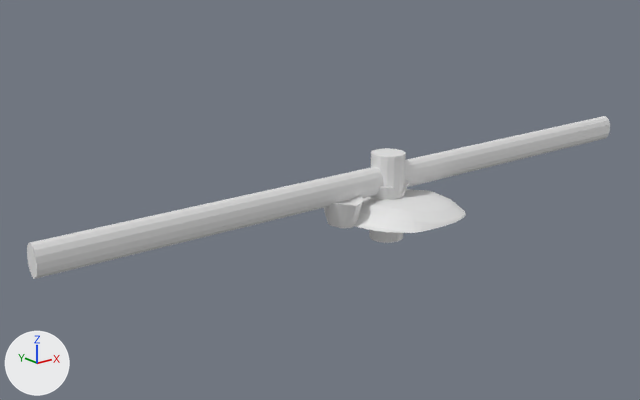
The Blender file island/island.blend: old version first, new version second.
One viewpoint serves both versions: a 50 mm lens placed at (-247.0, -264.0, 118.0), pointed at (-24.0, 15.0, 6.0). The lights are fixed; the arrows at lower left show +X, +Y and +Z. The same objects are shown in both versions, whatever each file hides.

The older version as bpy lines, for what is in view:
```python
ob_00island = bpy.data.objects.new('00ISLAND', me_sphere_001)
ob_00island.location = (0.0, 0.0, -5.5)
ob_00island.rotation_euler = (-0.102, 0.0308, -0.0346)  # degrees (-5.8, 1.8, -2)
ob_00island.scale = (28.2, 31.6, 18.6)
ob_01base_003 = bpy.data.objects.new('01base.003', me_cylinder_003)
ob_01base_003.location = (0.0, 0.0, 14.2)
ob_01base_003.scale = (5.58, 5.58, 5.58)
ob_01basecurv = bpy.data.objects.new('01BaseCurv', cu_beziercurve_001)
ob_01basecurv.location = (-6.882, -0.763, 12.13)
ob_01basecurv.rotation_euler = (1.571, 0.0, 0.0)  # degrees (90, 0, 0)
ob_01basecurv.scale = (14.8, 14.8, 14.8)
ob_01segmentneg = bpy.data.objects.new('01segmentneg', me_tentacle_segment)
ob_01segmentneg.location = (0.0, 0.0, 17.2)
ob_01segmentneg.rotation_euler = (0.0, -1.571, 0.0)  # degrees (0, -90, 0)
ob_03 = bpy.data.objects.new('03', me_cylinder_002)
ob_03.location = (0.0, 0.0, 8.5)
ob_03.scale = (5.58, 5.58, 5.58)
ob_03center = bpy.data.objects.new('03center', me_cylinder_007)
ob_03center.location = (0.0, 0.0, 7.2)
ob_03center.scale = (7.25, 7.25, 18.7)
ob_03neg_001 = bpy.data.objects.new('03neg.001', me_cylinder_008)
ob_03neg_001.location = (0.1, 0.0, 14.9)
ob_03neg_001.rotation_euler = (1.571, 0.0, 1.571)  # degrees (90, 0, 90)
ob_03neg_001.scale = (3.91, 6.12, 154.0)
ob_beziercurve = bpy.data.objects.new('BezierCurve', cu_beziercurve)
ob_beziercurve.location = (35.27, 4.047, 21.92)
ob_beziercurve.rotation_euler = (1.571, 0.0, 0.0)  # degrees (90, 0, 0)
ob_beziercurve.scale = (-7.69, -7.69, -7.69)
```
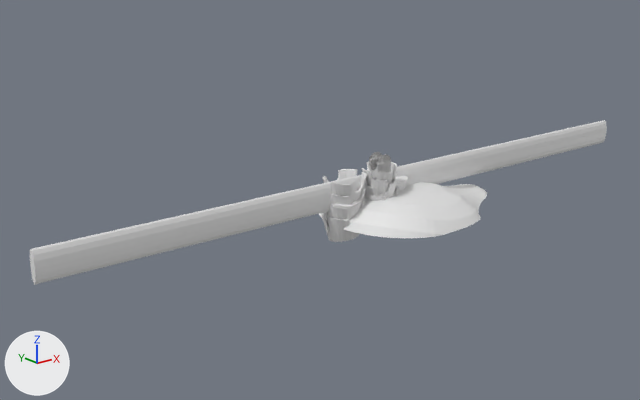
ob_beziercurve is not drawn itself; it is used by a modifier of ob_00island.
ob_01basecurv is not drawn itself; it is used by a modifier of ob_01base_003.

Where the change shows, as pixel boxes [x1, y1, x2, y2] in the pictures (640 x 400 px; the box of a moved part takes in the faces that stretch with it):
'03neg.001', moved, rescaled: before [27, 116, 610, 279]; after [30, 120, 607, 285]
'00ISLAND', reshaped, rescaled, modifiers changed: before [354, 189, 466, 233]; after [319, 153, 487, 238]
'03', reshaped, moved, rescaled, modifiers changed: before [372, 180, 409, 200]; after [321, 169, 367, 242]
'03center', reshaped, moved, rescaled: before [369, 148, 406, 243]; after [396, 175, 408, 191]
'01base.003', reshaped: before [324, 196, 363, 228]; after [327, 197, 364, 220]
'01segmentneg', moved (not visible before): after [369, 152, 391, 180]
part 1 of me_cylinder_007, moved or reshaped: before [369, 148, 406, 243]; after [323, 170, 408, 231]

Patch to the scene script:
```diff
--- a/island/island.blend.py
+++ b/island/island.blend.py
@@ me_cylinder_007 @@
 me_cylinder_007.from_pydata(...)  # 32 vertices, 18 faces; spans x -1.0..1.0, y -1.0..1.0, z -1.0..1.0
 # used by ob_03center; location = (0.0, 0.0, 7.2); scale = (7.25, 7.25, 18.7)
+# me_cylinder_007 part 1: all 16 vertices in x -1.0..1.0, y -1.0..1.0, z 1.0 are scaled about their middle by (1.91, 1.91, 1)
@@ cu_beziercurve_005 @@
+cu_beziercurve_005 = bpy.data.curves.new('BezierCurve.005', 'CURVE')
+cu_beziercurve_005.dimensions = '2D'
+_sp = cu_beziercurve_005.splines.new('BEZIER'); _sp.bezier_points.add(2)
+_sp.bezier_points.foreach_set('co', [-1.35, 0.0, 0.0, -0.612, -0.0501, 0.0, -0.352, 0.0764, 0.0])
+_sp.bezier_points.foreach_set('handle_left', [-1.52, -0.0174, 0.0, -0.658, -0.0501, 0.0, -0.429, 0.052, 0.0])
+_sp.bezier_points.foreach_set('handle_right', [-1.179, 0.0174, 0.0, -0.566, -0.0501, 0.0, -0.275, 0.101, 0.0])
+for _p, _l, _r in zip(_sp.bezier_points, ['ALIGNED', 'ALIGNED', 'ALIGNED'], ['ALIGNED', 'ALIGNED', 'ALIGNED']): _p.handle_left_type = _l; _p.handle_right_type = _r
+_sp.order_u = 0
+_sp.order_v = 0
+cu_beziercurve_005.use_path = True
+cu_beziercurve_005.use_path_clamp = True
+cu_beziercurve_005.bevel_resolution = 0
+cu_beziercurve_005.fill_mode = 'BOTH'
@@ ob_03center @@
 ob_03center = bpy.data.objects.new('03center', me_cylinder_007)
-ob_03center.location = (0.0, 0.0, 7.2)
-ob_03center.scale = (7.25, 7.25, 18.7)
+ob_03center.location = (0.0, 0.0, 7.9)
+ob_03center.scale = (4.56, 4.56, 7.13)
@@ ob_01basecurv @@
 ob_01basecurv = bpy.data.objects.new('01BaseCurv', cu_beziercurve_001)
-ob_01basecurv.location = (-6.882, -0.763, 12.13)
+ob_01basecurv.location = (-10.93, -0.763, 12.13)
 ob_01basecurv.rotation_euler = (1.571, 0.0, 0.0)  # degrees (90, 0, 0)
@@ ob_beziercurve @@
-ob_beziercurve = bpy.data.objects.new('BezierCurve', cu_beziercurve)
-ob_beziercurve.location = (35.27, 4.047, 21.92)
+ob_beziercurve = bpy.data.objects.new('BezierCurve', cu_beziercurve_005)
+ob_beziercurve.location = (-47.44, -2.845, 96.02)
 ob_beziercurve.rotation_euler = (1.571, 0.0, 0.0)  # degrees (90, 0, 0)
-ob_beziercurve.scale = (-7.69, -7.69, -7.69)
+ob_beziercurve.scale = (16.5, 16.5, 16.5)
@@ ob_00island @@
 ob_00island.rotation_euler = (-0.102, 0.0308, -0.0346)  # degrees (-5.8, 1.8, -2)
-ob_00island.scale = (28.2, 31.6, 18.6)
+ob_00island.scale = (33.6, 37.7, 22.2)
 _m = ob_00island.modifiers.new('Curve', 'CURVE')
-_m.object = ob_beziercurve
+_m.object = ob_island
 _m = ob_00island.modifiers.new('Boolean', 'BOOLEAN')
@@ ob_00island @@
 _m = ob_00island.modifiers.new('Boolean', 'BOOLEAN')
 _m.solver = 'FLOAT'
+_m = ob_00island.modifiers.new('Boolean.001', 'BOOLEAN')
+_m.object = ob_04baseax
+_m.operation = 'UNION'
+_m.solver = 'FLOAT'
@@ ob_01segmentneg @@
 ob_01segmentneg = bpy.data.objects.new('01segmentneg', me_tentacle_segment)
-ob_01segmentneg.location = (0.0, 0.0, 17.2)
+ob_01segmentneg.location = (-9.6, -5.4, 21.5)
 ob_01segmentneg.rotation_euler = (0.0, -1.571, 0.0)  # degrees (0, -90, 0)
@@ ob_03neg_001 @@
 ob_03neg_001 = bpy.data.objects.new('03neg.001', me_cylinder_008)
-ob_03neg_001.location = (0.1, 0.0, 14.9)
+ob_03neg_001.location = (0.1, 0.0, 12.8)
 ob_03neg_001.rotation_euler = (1.571, 0.0, 1.571)  # degrees (90, 0, 90)
-ob_03neg_001.scale = (3.91, 6.12, 154.0)
+ob_03neg_001.scale = (1.91, 6.12, 154.0)
@@ ob_03 @@
 _m = ob_03.modifiers.new('Boolean.002', 'BOOLEAN')
 _m.solver = 'FLOAT'
+_m = ob_03.modifiers.new('Curve', 'CURVE')
+_m.object = ob_01basecurv
+_m = ob_03.modifiers.new('Array', 'ARRAY')
+_m.count = 4
+_m.use_constant_offset = True
+_m.constant_offset_displace = (0.05, 0.0, 0.87)
+_m.use_relative_offset = False
@@ ob_island @@
+ob_island = bpy.data.objects.new('ISLAND', cu_beziercurve)
+ob_island.location = (35.27, 4.047, 21.92)
+ob_island.rotation_euler = (1.571, 0.0, 0.0)  # degrees (90, 0, 0)
+ob_island.scale = (-7.69, -7.69, -7.69)
@@ ob_04baseax @@
+ob_04baseax = bpy.data.objects.new('04BaseAx', me_04base_002.copy())  # modifiers BOOLEAN, BOOLEAN, BOOLEAN, BOOLEAN, BOOLEAN
+ob_04baseax.location = (-8.916, -5.409, 8.771)
+ob_04baseax.scale = (0.853, 0.853, 0.853)
@@ ob_04base_002 @@
+ob_04base_002 = bpy.data.objects.new('04Base.002', me_04base_002)  # 173 vertices, 346 faces; spans x -9.0..8.4, y -8.4..8.4, z -6.7..5.7
+ob_04base_002.location = (-9.609, -5.409, 15.6)
+ob_04base_002.rotation_euler = (0.0, 0.0, 0.129)  # degrees (0, 0, 7.4)
+ob_04base_002.scale = (0.835, 0.835, 0.835)
@@ ob_04fill @@
+ob_04fill = bpy.data.objects.new('04Fill', me_cylinder_009)  # 32 vertices, 18 faces; spans x -0.9..1.0, y -0.9..0.94, z -2.53..0.83
+ob_04fill.location = (-9.364, -5.489, 13.37)
+ob_04fill.rotation_euler = (0.0, -0.0716, 0.0)  # degrees (0, -4.1, 0)
+ob_04fill.scale = (5.74, 5.74, 3.85)
@@ ob_04base_003 @@
+ob_04base_003 = bpy.data.objects.new('04Base.003', me_04base_002.copy())
+ob_04base_003.location = (-9.609, -5.409, 19.01)
+ob_04base_003.rotation_euler = (0.0, 0.0, 0.495)  # degrees (0, 0, 28)
+ob_04base_003.scale = (0.804, 0.804, 0.804)
@@ ob_04base_001 @@
+ob_04base_001 = bpy.data.objects.new('04Base.001', me_04base_002.copy())
+ob_04base_001.location = (-9.609, -5.409, 12.57)
+ob_04base_001.rotation_euler = (-0.00597, 0.0103, -0.536)  # degrees (-0.3, 0.6, -31)
+ob_04base_001.scale = (0.836, 0.836, 0.836)
```
